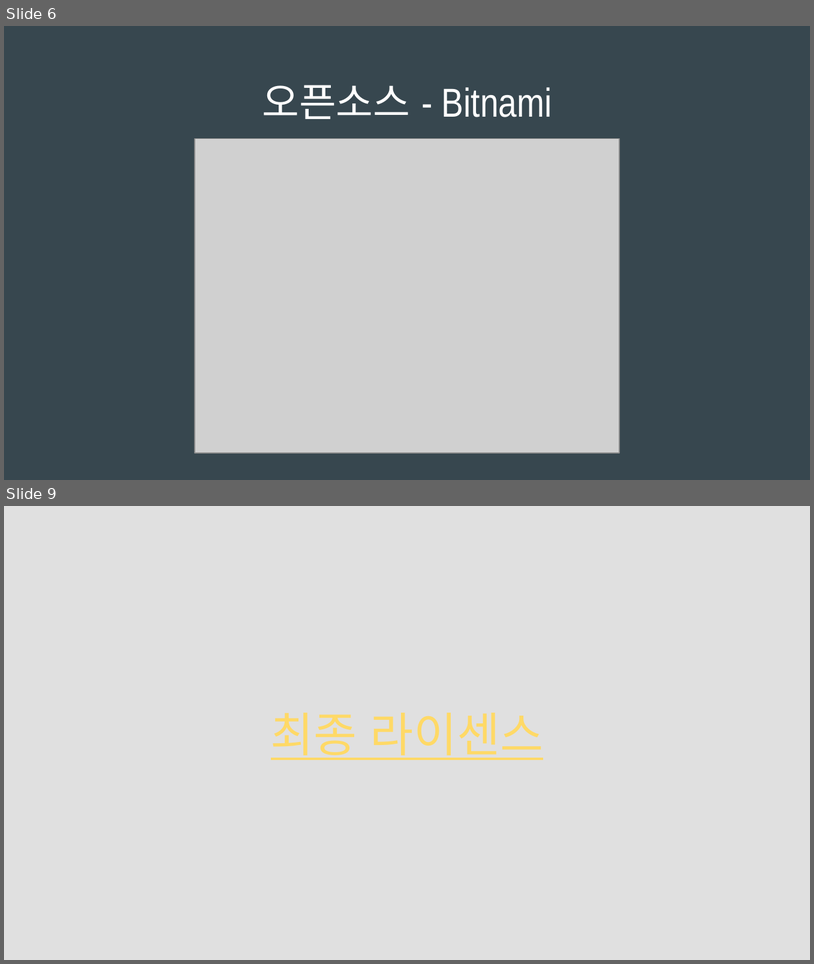
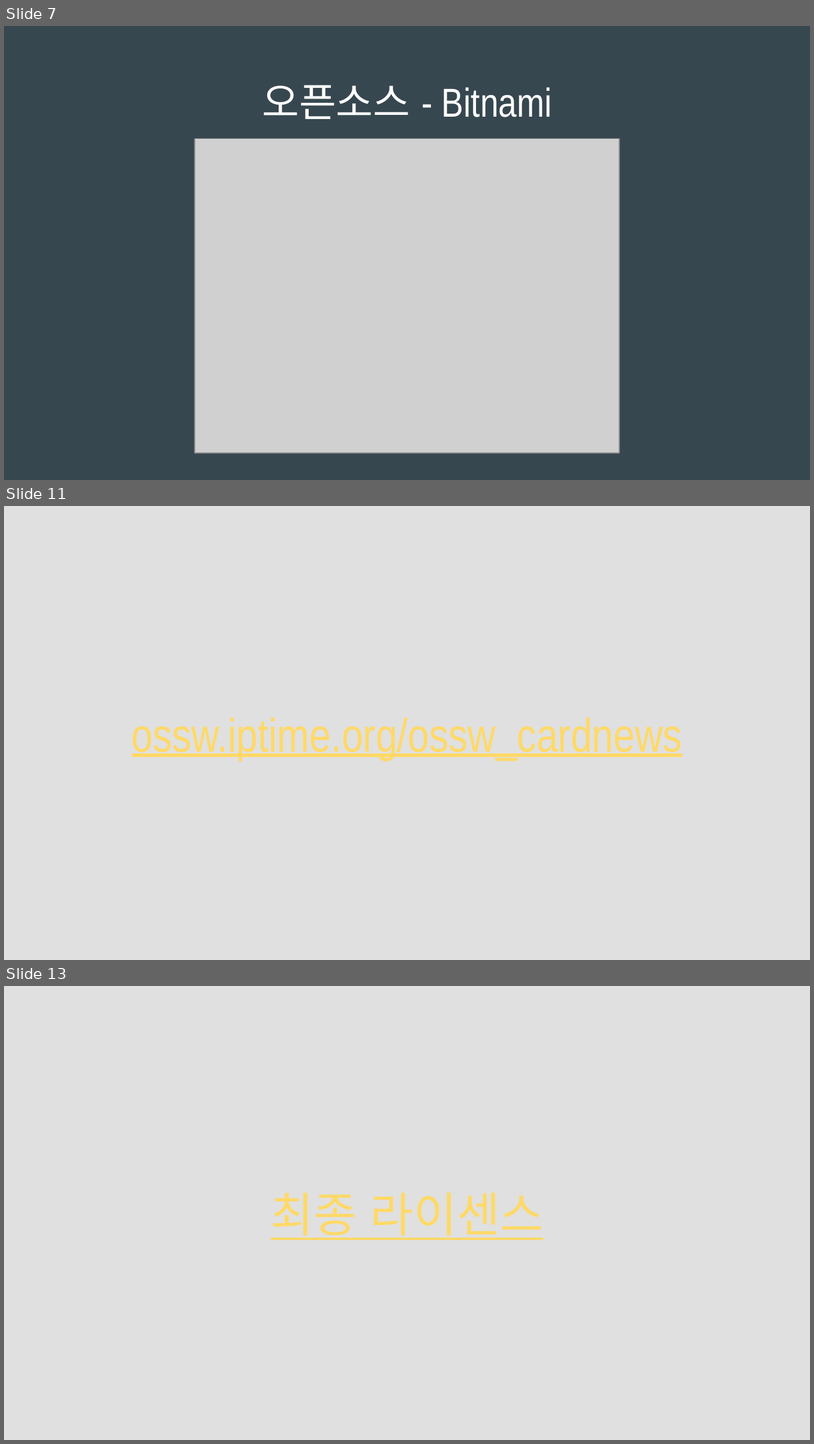
Before and after one commit to jangseokgyu/ossw_cardnews, a slide deck: OSSW-PPT.pptx. Shown one above the other, each under a label of ours: slides 6 and 9 before the commit, slides 7, 11 and 13 after it; the slides between them are not shown. The pictures are 814x964 and 814x1444 pixels, drawn with LibreOffice and Linux fonts; fonts in the diff are those of the drawing; grey boxes stand for pictures. Boxes give left, top, right and bottom in pixels: in the first picture for what was removed or moved away, otherwise in the second. Text is boxed around its words. In the diff, an @@ line names an element or a change of style, - is before the commit and + after.

```diff
--- a/OSSW-PPT.pptx
+++ b/OSSW-PPT.pptx
@@ slide 11 added at (x1=4, y1=506, x2=810, y2=960), background #E0E0E0 @@
@@ title added at (x1=132, y1=717, x2=683, y2=760), 42 pt, text #FFD966, underline @@
+ossw.iptime.org/ossw_cardnews
@@ what was slide 6 is now slide 7 @@
@@ what was slide 9 is now slide 13 @@
```
Also in this commit, not shown: 3 slides changed, 3 other slides added.
